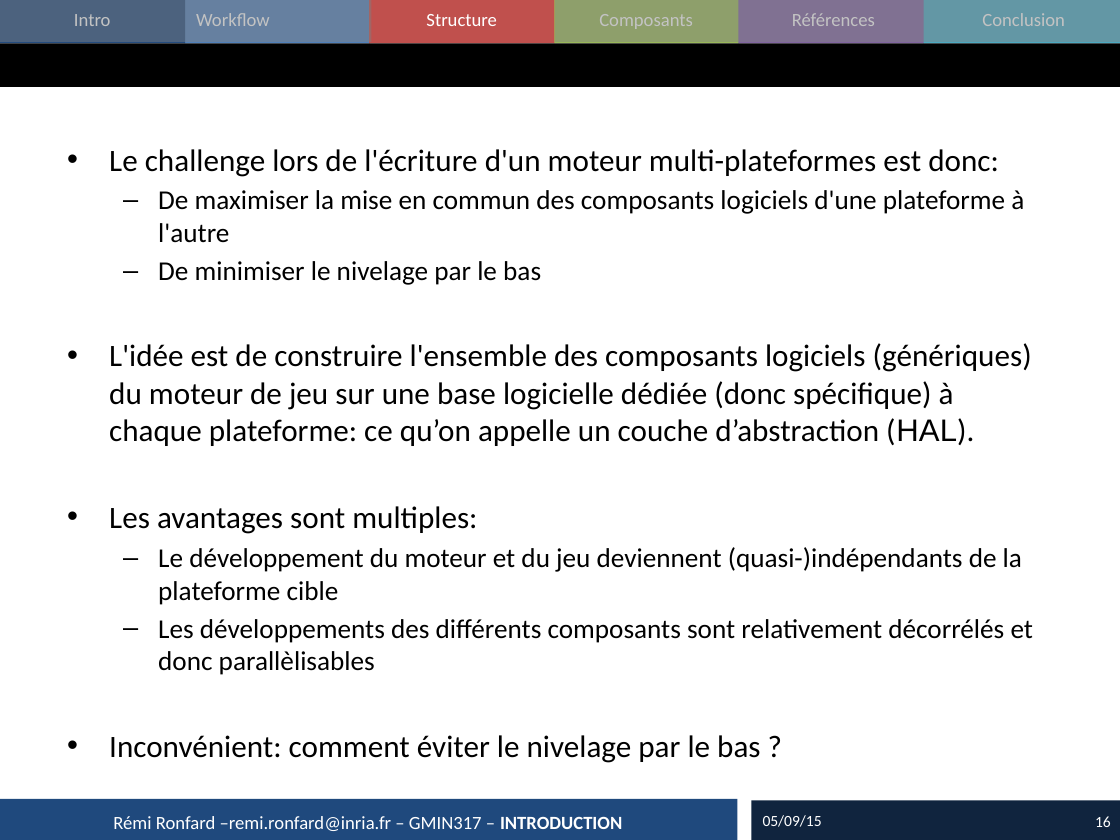
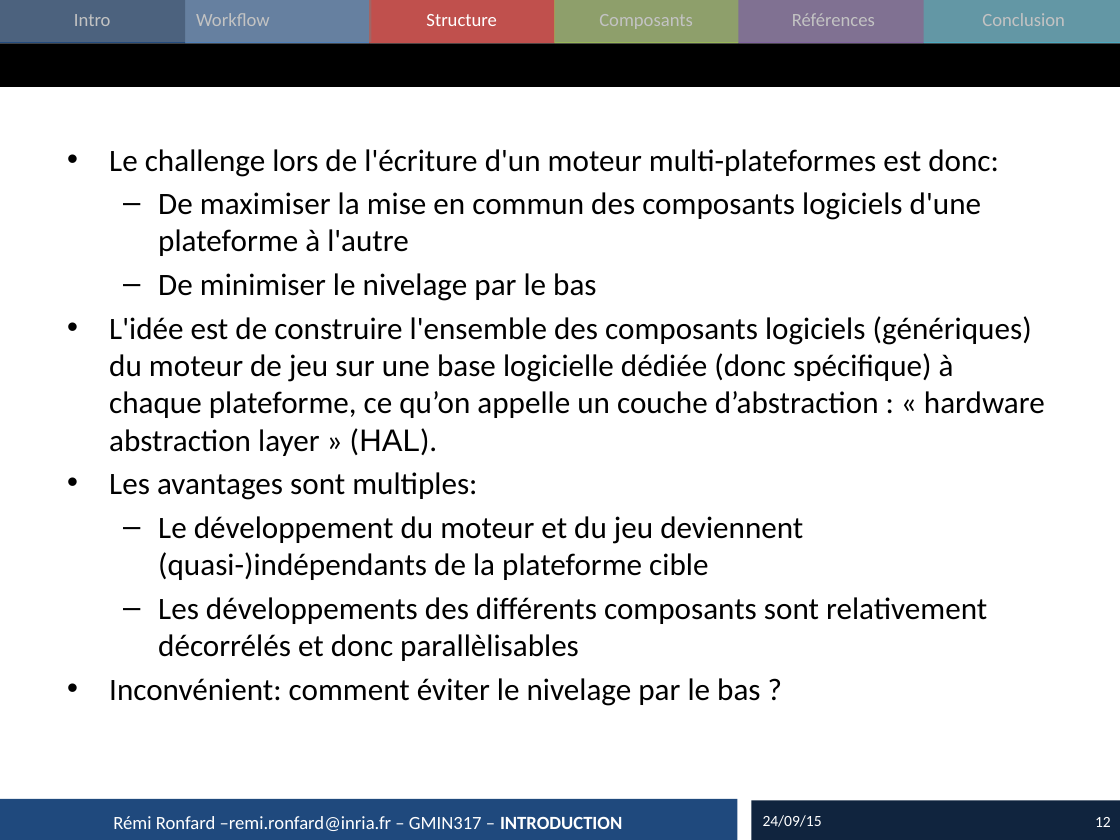
Before and after one commit to imagina-gmin317/imagina-gmin317-2015, a slide deck: slide 12 of cours/2015_02_GameEngine.pptx (slide 16 before the commit). Drawn at 1120x840 pixels with LibreOffice and Linux fonts; fonts in the diff are those of the drawing. Boxes give left, top, right and bottom in pixels: in the first picture for what was removed or moved away, otherwise in the second. Text is boxed around its words. In the diff, an @@ line names an element or a change of style, - is before the commit and + after.

Commit message:
Mise a jour cours et TP 3 et 4

```diff
--- a/cours/2015_02_GameEngine.pptx
+++ b/cours/2015_02_GameEngine.pptx
@@ text at (158,192,987,661): size 17.5 to 20 pt in "De maximiser la mise en commun des ...", "De minimiser le nivelage par le bas", "Le développement du moteur et du jeu ...", "Les développements des différents composants sont relativeme ..." @@
@@ text at (109,316,1045,456): text changed @@
-• L'idée est de construire l'ensemble des composants logiciels (génériques) du moteur de jeu sur une base logicielle dédiée (donc spécifique) à chaque plateforme: ce qu’on appelle un couche d’abstraction (HAL).
+• L'idée est de construire l'ensemble des composants logiciels (génériques) du moteur de jeu sur une base logicielle dédiée (donc spécifique) à chaque plateforme, ce qu’on appelle un couche d’abstraction : « hardware abstraction layer » (HAL).
@@ text at (763,815,822,827): text changed @@
-05/09/15
+24/09/15
@@ page number at (1095,817,1111,827): text changed @@
-16
+12
```
Also in this commit, not shown: 45 other slides changed, 4 slides removed, 25 other files.
